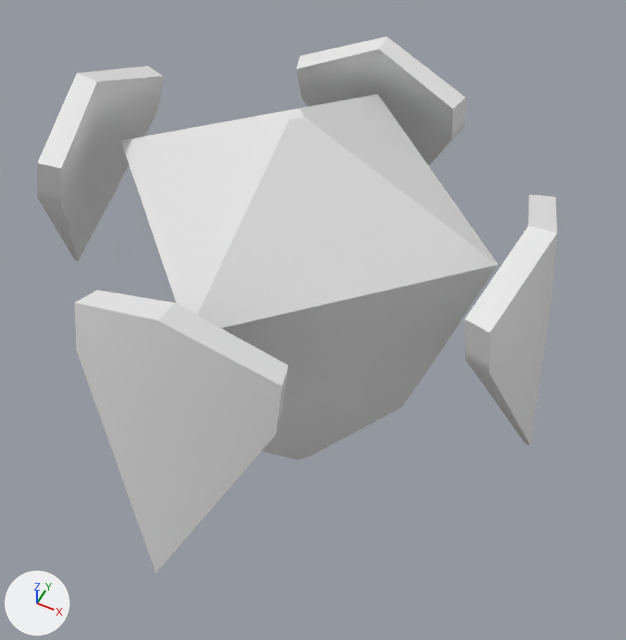
The FBX model Assets/Models/Enemy/enemy_mdl.fbx: old version first, new version second.
Camera for both pictures: a camera (50 mm lens) standing at (1.34, -2.52, 4.65) and looking at (0.06, 0.04, 1.45). Lighting does not change. The marker at lower left points along +X, +Y and +Z. Both versions are drawn at frame 6 of the action 'Take 001'; the numbers are the values there.

The first picture shows 'body_nskn', 'shieldLeftBack_nskn', 'shieldLeftFront_nskn', 'shieldRightBack_nskn', 'shieldRightFront_nskn'.
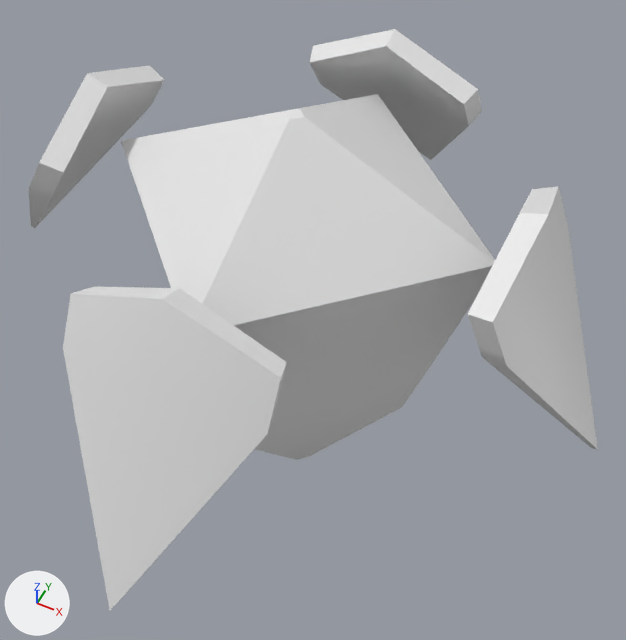
Commit message: + enemy animation

The change, as a diff of the scene's bpy script:
```diff
--- a/Assets/Models/Enemy/enemy_mdl.fbx.py
+++ b/Assets/Models/Enemy/enemy_mdl.fbx.py
@@ ob_shieldrightback_nskn @@
 ob_shieldrightback_nskn = bpy.data.objects.new('shieldRightBack_nskn', me_mesh_002)
-ob_shieldrightback_nskn.location = (-0.003, 0.001, 2.445)
+ob_shieldrightback_nskn.location = (-0.003, 0.001, 2.245)
+ob_shieldrightback_nskn.rotation_euler = (-0.262, 0.0, 0.0)  # degrees (-15, 0, 0)
 ob_shieldrightback_nskn.scale = (0.0108, 0.0104, 0.00648)
@@ ob_shieldleftback_nskn @@
 ob_shieldleftback_nskn = bpy.data.objects.new('shieldLeftBack_nskn', me_mesh_003)
-ob_shieldleftback_nskn.location = (-0.011, -0.003, 2.445)
+ob_shieldleftback_nskn.location = (-0.011, -0.003, 2.186)
+ob_shieldleftback_nskn.rotation_euler = (0.0, 0.262, 0.0)  # degrees (0, 15, 0)
 ob_shieldleftback_nskn.scale = (0.0108, 0.0104, 0.00648)
@@ ob_shieldleftfront_nskn @@
 ob_shieldleftfront_nskn = bpy.data.objects.new('shieldLeftFront_nskn', me_mesh_004)
-ob_shieldleftfront_nskn.location = (-0.012, 0.003, 2.445)
+ob_shieldleftfront_nskn.location = (-0.012, 0.003, 2.262)
+ob_shieldleftfront_nskn.rotation_euler = (0.262, -0.0169, -0.0631)  # degrees (15, -1, -3.6)
 ob_shieldleftfront_nskn.scale = (0.0108, 0.0104, 0.00648)
@@ ob_shieldrightfront_nskn @@
 ob_shieldrightfront_nskn = bpy.data.objects.new('shieldRightFront_nskn', me_mesh_001)
-ob_shieldrightfront_nskn.location = (-0.009, 0.001, 2.445)
+ob_shieldrightfront_nskn.location = (-0.009, 0.001, 2.238)
+ob_shieldrightfront_nskn.rotation_euler = (0.0, -0.262, 0.0)  # degrees (0, -15, 0)
 ob_shieldrightfront_nskn.scale = (0.0108, 0.0104, 0.00648)
```

Boxes (x1, y1, x2, y2) around the edits, measured in the pictures (626 x 640 px):
'shieldRightBack_nskn', moved, turned: before (75, 290, 288, 573); after (63, 287, 287, 610)
'shieldRightFront_nskn', moved, turned: before (465, 194, 557, 445); after (468, 186, 598, 449)
'shieldLeftBack_nskn', moved, turned: before (37, 66, 163, 261); after (28, 65, 164, 228)
'shieldLeftFront_nskn', moved, turned: before (296, 37, 466, 166); after (309, 29, 482, 160)
